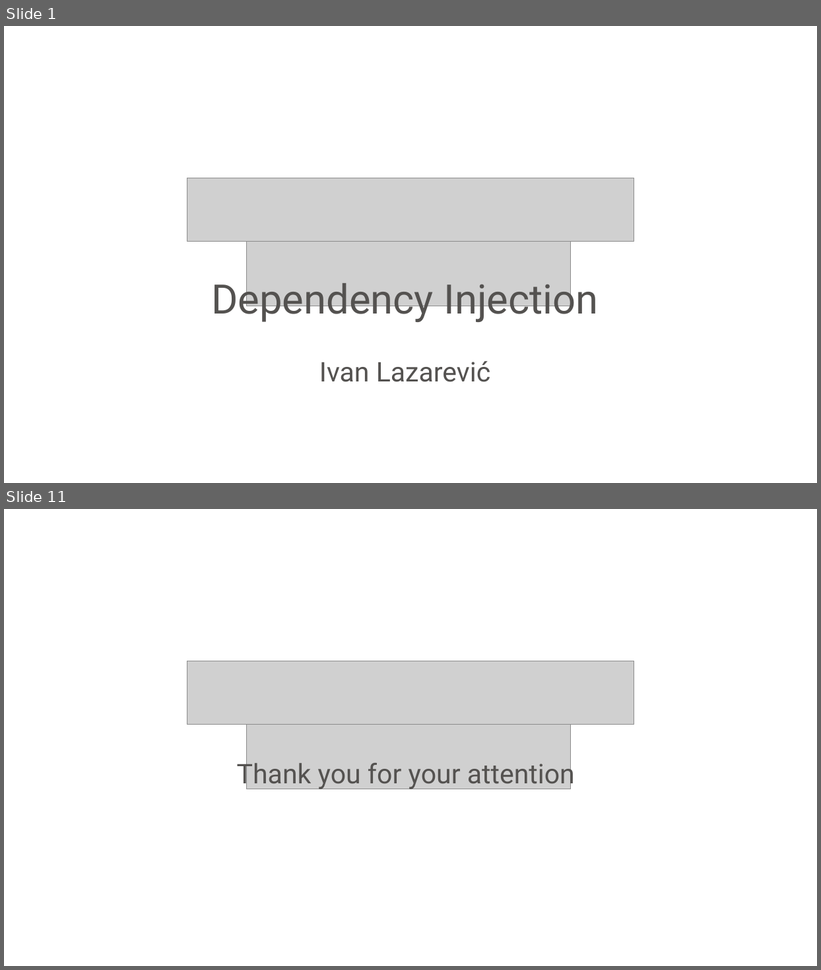
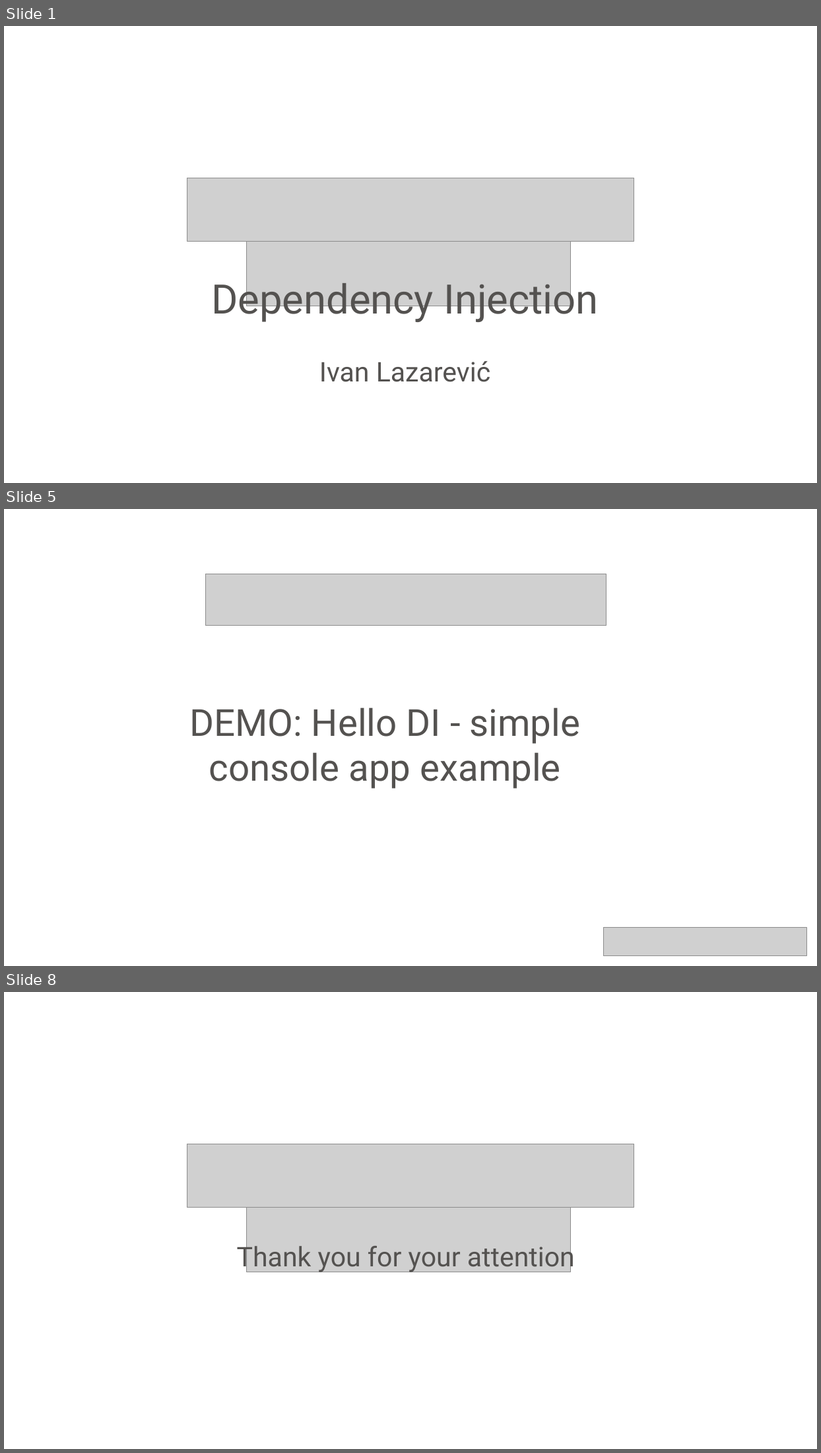
Before and after one commit to neman/DI-Course, a slide deck: DI Course.pptx. Shown one above the other, each under a label of ours: slides 1 and 11 before the commit, slides 1, 5 and 8 after it; the slides between them are not shown. The pictures are 821x970 and 821x1453 pixels, drawn with LibreOffice and Linux fonts; fonts in the diff are those of the drawing; grey boxes stand for pictures; background and template pictures are left out. Boxes give left, top, right and bottom in pixels: in the first picture for what was removed or moved away, otherwise in the second. Text is boxed around its words. In the diff, an @@ line names an element or a change of style, - is before the commit and + after.

```diff
--- a/DI Course.pptx
+++ b/DI Course.pptx
@@ slide 5 added at box(4, 509, 817, 966), background picture (left out) @@
@@ picture added at box(206, 574, 607, 626) @@
@@ text added at box(189, 708, 581, 789), 66 pt, text #545250 @@
+DEMO: Hello DI - simple console app example
@@ picture added at box(604, 927, 807, 956) @@
@@ what was slide 11 is now slide 8 @@
```
Also in this commit, not shown: 1 slide changed, 4 other slides added, 8 slides removed, 1 other file.
